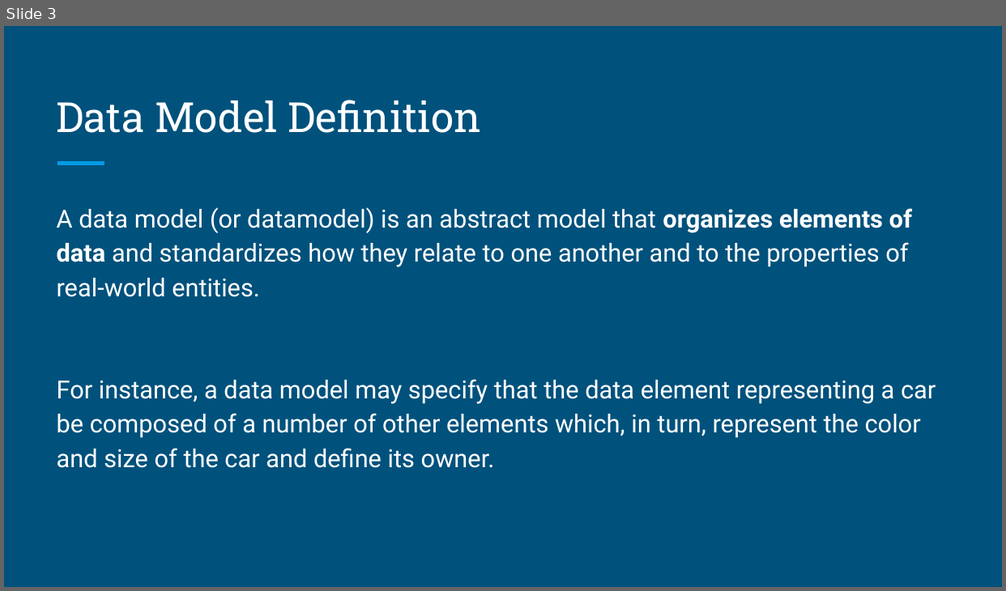
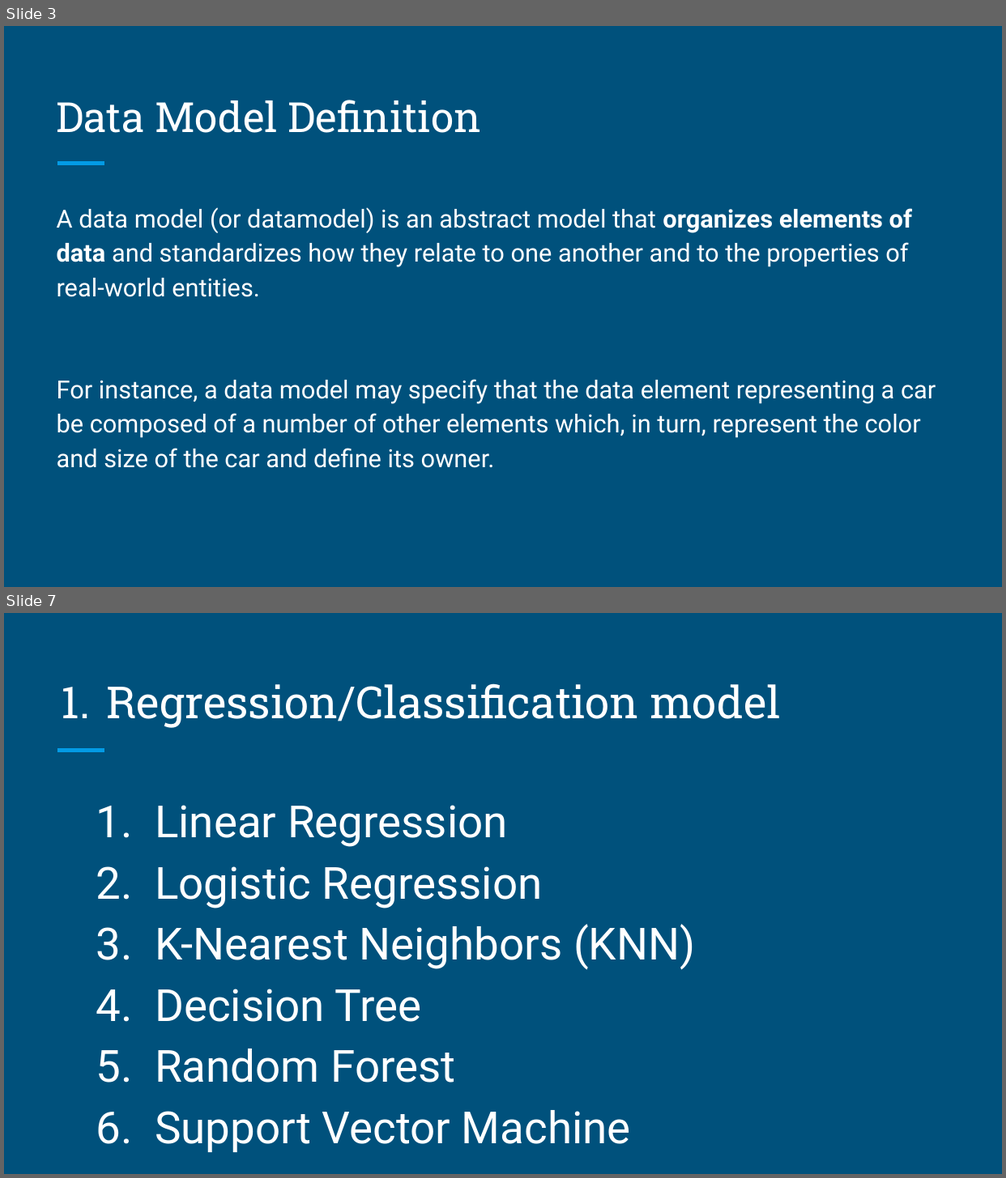
Before and after one commit to brandonyph/APB-Workshop-DataAnalyticsEssentials, a slide deck: Week 7-Model Basics and Building/Week 7-Model Basics and Building.pptx. Shown one above the other, each under a label of ours: slide 3 before the commit, slides 3 and 7 after it; the slides between them are not shown. The pictures are 1006x591 and 1006x1178 pixels, drawn with LibreOffice and Linux fonts; fonts in the diff are those of the drawing. Boxes give left, top, right and bottom in pixels: in the first picture for what was removed or moved away, otherwise in the second. Text is boxed around its words. In the diff, an @@ line names an element or a change of style, - is before the commit and + after.

```diff
--- a/Week 7-Model Basics and Building/Week 7-Model Basics and Building.pptx
+++ b/Week 7-Model Basics and Building/Week 7-Model Basics and Building.pptx
@@ slide 7 added at bbox=[4, 613, 1002, 1174], background #00517C; not listed: 1 template element that a slide beside it also shows @@
@@ title added at bbox=[106, 683, 781, 728], 32 pt, text #FFFFFF @@
+1. Regression/Classification model
@@ text added at bbox=[155, 805, 695, 1152], 32 pt, text #FFFFFF @@
+1. Linear Regression
+2. Logistic Regression
+3. K-Nearest Neighbors (KNN)
+4. Decision Tree
+5. Random Forest
+6. Support Vector Machine
```
Also in this commit, not shown: 3 slides changed, 3 other slides added, 4 slides removed, 8 other files.
